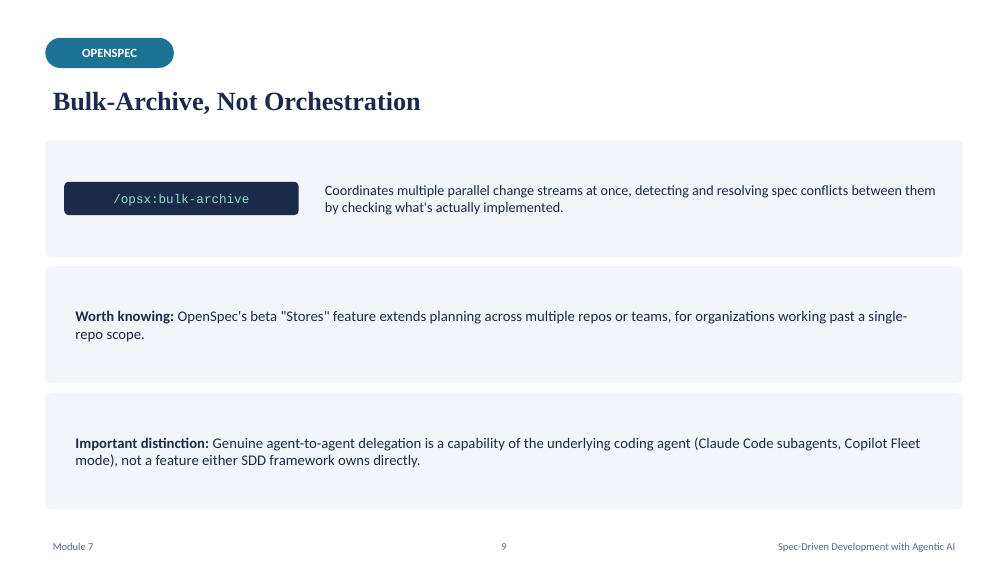
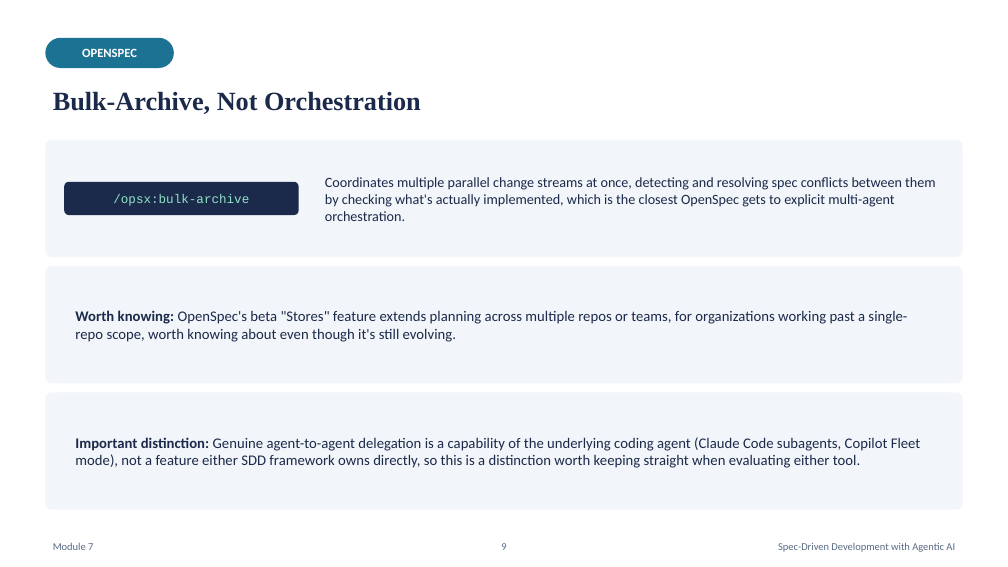
Before and after one commit to karthikasturi/sdd-with-agentic-ai, a slide deck: slide 9 of presentation/Module-7_Multi-Agent-Workflows-and-Team-Adoption.pptx. Drawn at 1008x567 pixels with LibreOffice and Linux fonts; fonts in the diff are those of the drawing. Boxes give left, top, right and bottom in pixels: in the first picture for what was removed or moved away, otherwise in the second. Text is boxed around its words. In the diff, an @@ line names an element or a change of style, - is before the commit and + after.

```diff
--- a/presentation/Module-7_Multi-Agent-Workflows-and-Team-Adoption.pptx
+++ b/presentation/Module-7_Multi-Agent-Workflows-and-Team-Adoption.pptx
@@ text at [325,177,935,221]: text changed @@
-Coordinates multiple parallel change streams at once, detecting and resolving spec conflicts between them by checking what's actually implemented.
+Coordinates multiple parallel change streams at once, detecting and resolving spec conflicts between them by checking what's actually implemented, which is the closest OpenSpec gets to explicit multi-agent orchestration.
@@ text at [75,310,907,342]: text changed @@
-Worth knowing: OpenSpec's beta "Stores" feature extends planning across multiple repos or teams, for organizations working past a single-repo scope.
+Worth knowing: OpenSpec's beta "Stores" feature extends planning across multiple repos or teams, for organizations working past a single-repo scope, worth knowing about even though it's still evolving.
@@ text at [75,437,921,468]: text changed @@
-Important distinction: Genuine agent-to-agent delegation is a capability of the underlying coding agent (Claude Code subagents, Copilot Fleet mode), not a feature either SDD framework owns directly.
+Important distinction: Genuine agent-to-agent delegation is a capability of the underlying coding agent (Claude Code subagents, Copilot Fleet mode), not a feature either SDD framework owns directly, so this is a distinction worth keeping straight when evaluating either tool.
```
Also in this commit, not shown: 5 other slides changed, 17 other files.
